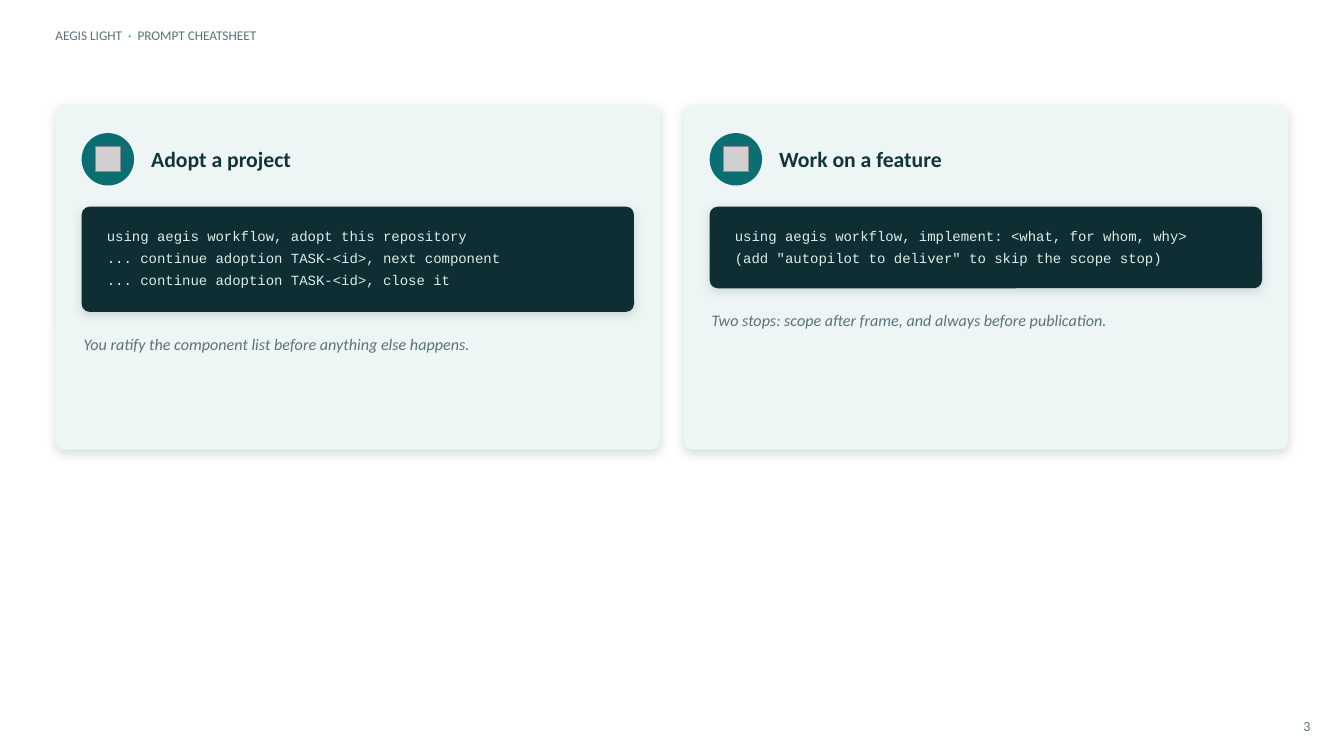
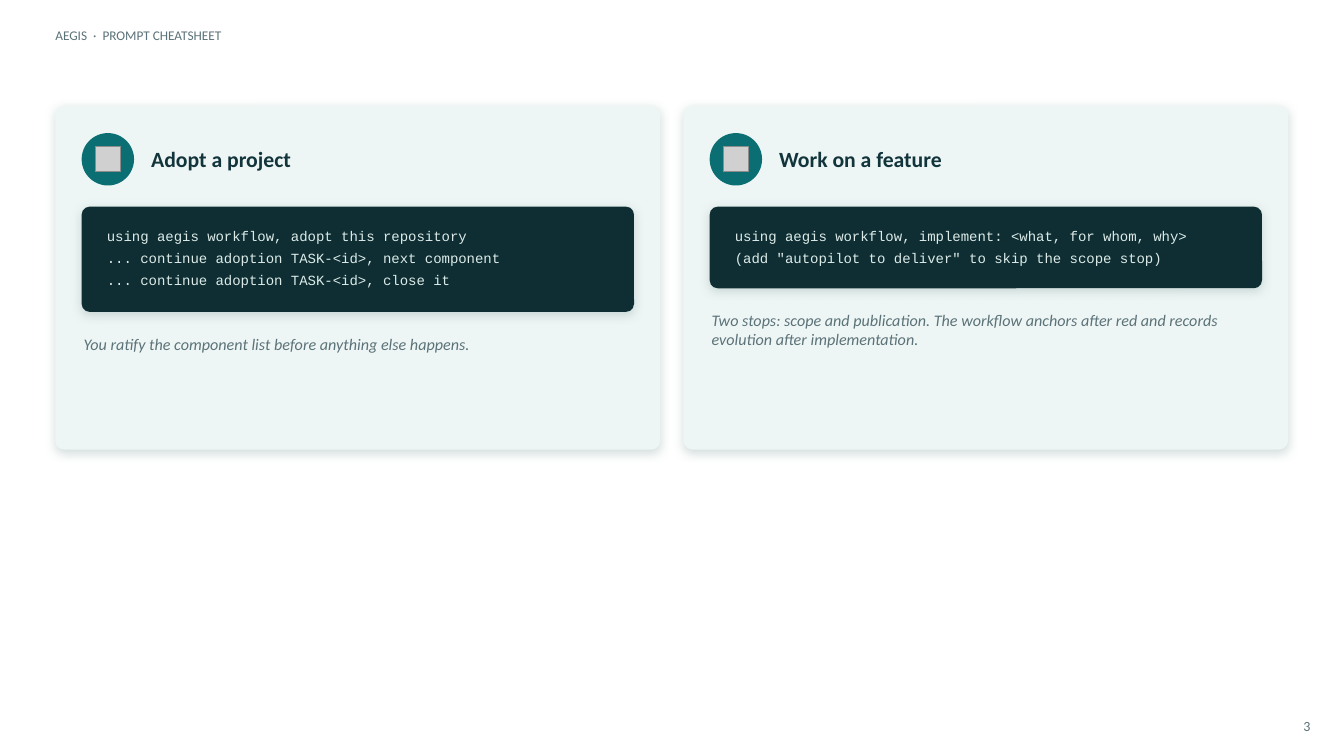
Before and after one commit to DDP-Engineering/Agentic_Engineering_Governance_Integrity_System, a slide deck: slide 3 of 06_SoftwareDocu/08_Prompt_Cheatsheet.pptx. Drawn at 1344x756 pixels with LibreOffice and Linux fonts; fonts in the diff are those of the drawing; grey boxes stand for pictures. Boxes give left, top, right and bottom in pixels: in the first picture for what was removed or moved away, otherwise in the second. Text is boxed around its words. In the diff, an @@ line names an element or a change of style, - is before the commit and + after.

Commit message:
AEGIS 0.5.0

```diff
--- a/06_SoftwareDocu/08_Prompt_Cheatsheet.pptx
+++ b/06_SoftwareDocu/08_Prompt_Cheatsheet.pptx
@@ text at [55,31,221,40]: text changed @@
-AEGIS LIGHT · PROMPT CHEATSHEET
+AEGIS · PROMPT CHEATSHEET
@@ text at [712,315,1217,348]: text changed @@
-Two stops: scope after frame, and always before publication.
+Two stops: scope and publication. The workflow anchors after red and records evolution after implementation.
```
Also in this commit, not shown: 5 other slides changed, 48 other files.
